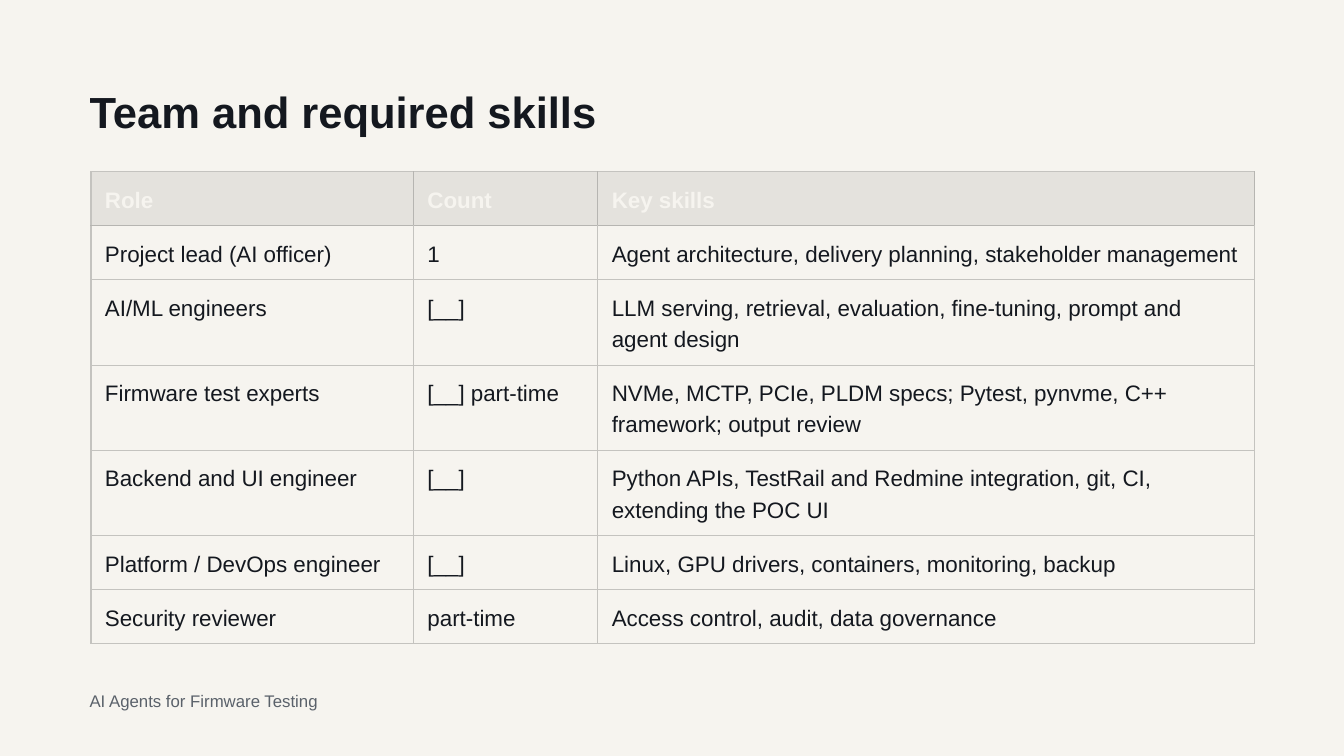
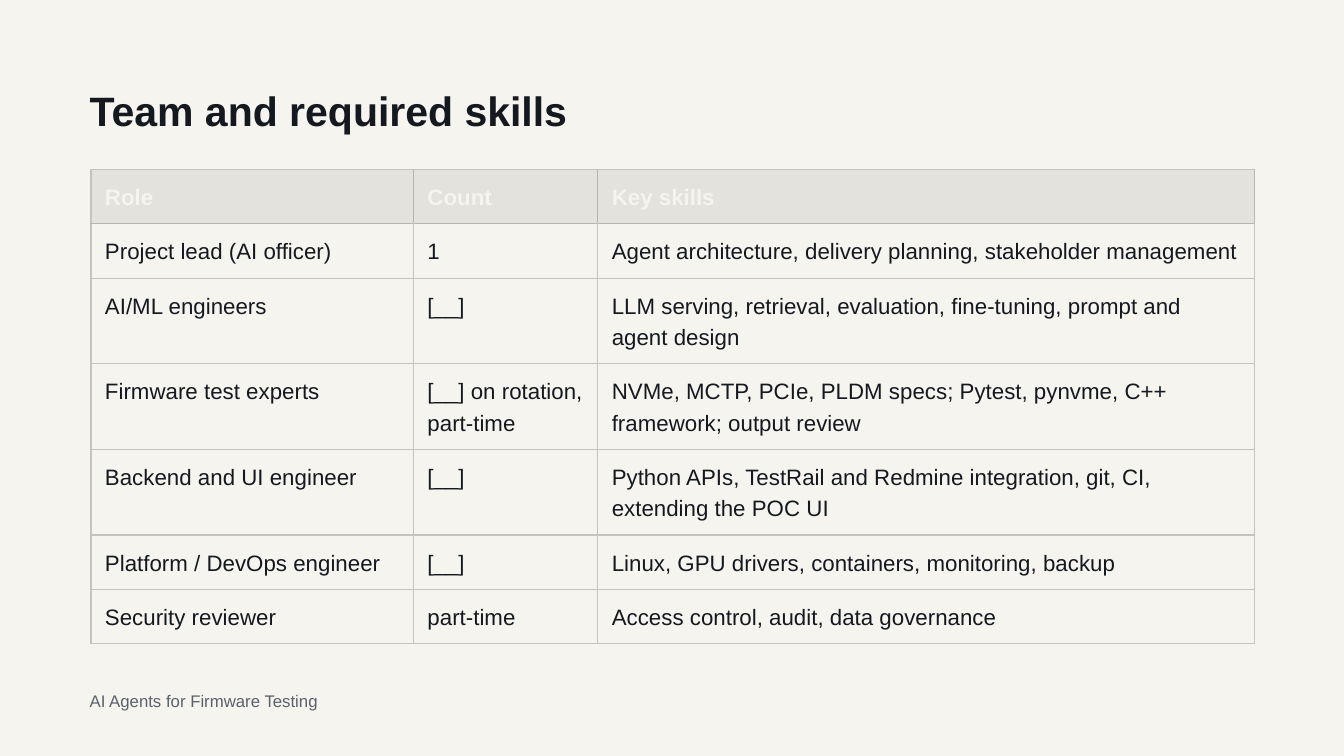
Before and after one commit to darkknight2301/AI-Platform, a slide deck: slide 15 of temp/AI Agents for Firmware Testing POC to Project Approval.pptx (slide 12 before the commit). Drawn at 1344x756 pixels with LibreOffice and Linux fonts; fonts in the diff are those of the drawing. Boxes give left, top, right and bottom in pixels: in the first picture for what was removed or moved away, otherwise in the second. Text is boxed around its words. In the diff, an @@ line names an element or a change of style, - is before the commit and + after.

Commit message:
Adding changes

```diff
--- a/temp/AI Agents for Firmware Testing POC to Project Approval.pptx
+++ b/temp/AI Agents for Firmware Testing POC to Project Approval.pptx
@@ title "Team and required skills" at (90,96,568,134): size 31.1 to 29.3 pt; line spacing 34.2pt to 32.2pt @@
@@ table at (91,169,1254,644) @@
-row 4, column 2: [__] part-time
+row 4, column 2: [__] on rotation, part-time
```
Also in this commit, not shown: 5 other slides changed, 3 slides added.
